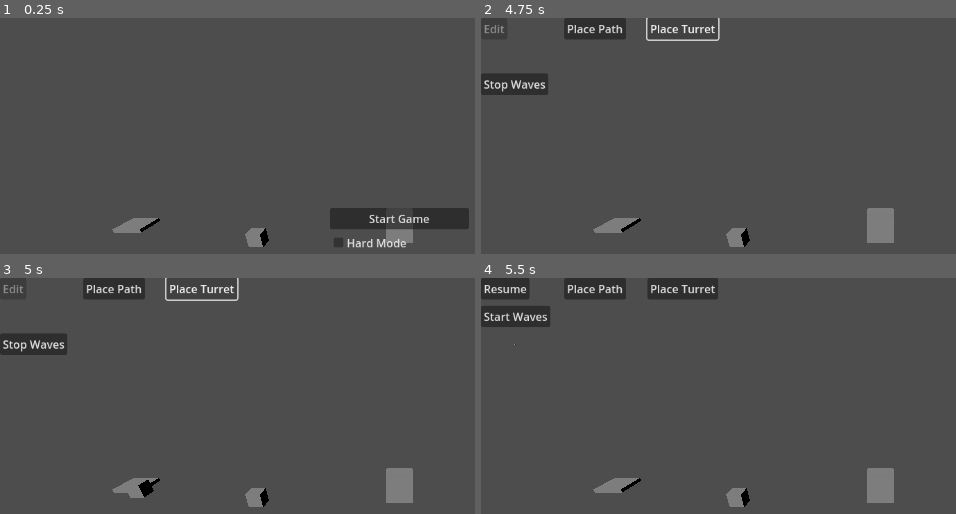
Above: before the commit, frames 1-4 (two rows, left to right).
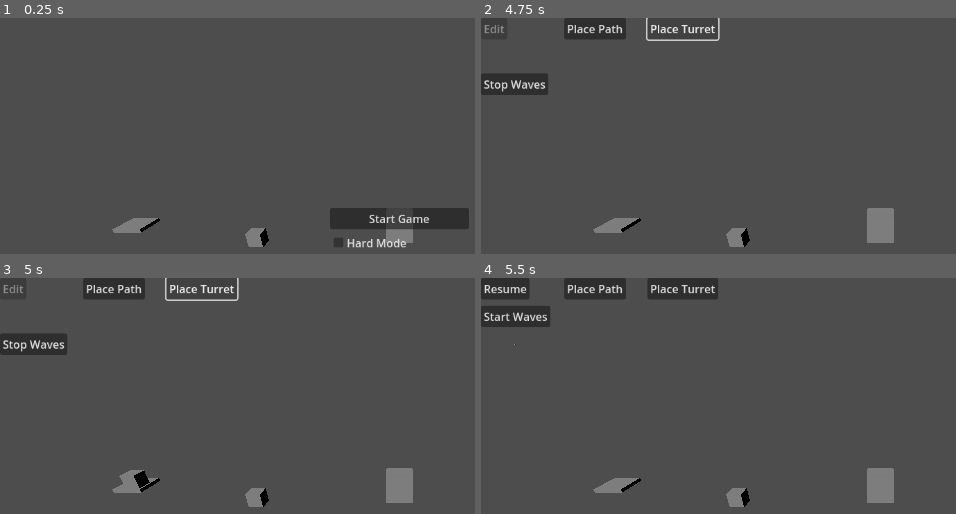
Above: after the commit, the same moments.

Repository: potatozepp/GPT-Test
Game: Godot game, scene res://main.tscn
Two runs of this game, one before a commit and one after it. Both use one fixed random seed, a clock stepped at 60 frames per second and the inputs below.
Inputs:
- Up to frame 1 (0.25 s): no input
- Up to frame 2 (4.75 s): click "Start Game" at 0.5 s; click "Start Waves" at 1.25 s; click "Stop Waves" at 2 s; click "Start Waves" at 2.75 s; click "Place Path" at 3.5 s; click "Place Turret" at 4.25 s
- Up to frame 3 (5 s): no input
- Up to frame 4 (5.5 s): click "Stop Waves" at 5 s

Frames 1-2 are identical in both runs. In frame 3, 0.4% of the frame differs, in the area x 25-33%, y 81-94%; in frame 4, nothing differs.

Commit message:
remove edge movement for now and lift enemy a little

Diff:
--- a/assets/models/enemy.tscn
+++ b/assets/models/enemy.tscn
@@ -1,12 +1,12 @@
 [gd_scene load_steps=3 format=3 uid="uid://enemy"]
 
-[ext_resource type="Script" path="res://enemy.gd" id="1"]
+[ext_resource type="Script" uid="uid://bexxmsg84lkd0" path="res://enemy.gd" id="1"]
 
 [sub_resource type="BoxMesh" id="1"]
-size = Vector3(1, 1, 1)
 
 [node name="Enemy" type="Node3D"]
 script = ExtResource("1")
 
 [node name="Mesh" type="MeshInstance3D" parent="."]
+transform = Transform3D(1, 0, 0, 0, 1, 0, 0, 0, 1, 0, 0.740464, 0)
 mesh = SubResource("1")
--- a/rts_camera.gd
+++ b/rts_camera.gd
@@ -36,17 +36,19 @@
 	if dir != Vector3.ZERO:
 		translate(basis * dir.normalized() * speed * delta)
 
-	if Input.get_mouse_mode() == Input.MOUSE_MODE_VISIBLE:
-		var mouse_pos = get_viewport().get_mouse_position()
-		var size = get_viewport().get_visible_rect().size
-		if mouse_pos.x <= edge_margin:
-			translate(-basis.x * edge_speed * delta)
-		elif mouse_pos.x >= size.x - edge_margin:
-			translate(basis.x * edge_speed * delta)
-		if mouse_pos.y <= edge_margin:
-			translate(-basis.z * edge_speed * delta)
-		elif mouse_pos.y >= size.y - edge_margin:
-			translate(basis.z * edge_speed * delta)
+## Edge Movement
+
+	# if Input.get_mouse_mode() == Input.MOUSE_MODE_VISIBLE:
+	# 	var mouse_pos = get_viewport().get_mouse_position()
+	# 	var size = get_viewport().get_visible_rect().size
+	# 	if mouse_pos.x <= edge_margin:
+	# 		translate(-basis.x * edge_speed * delta)
+	# 	elif mouse_pos.x >= size.x - edge_margin:
+	# 		translate(basis.x * edge_speed * delta)
+	# 	if mouse_pos.y <= edge_margin:
+	# 		translate(-basis.z * edge_speed * delta)
+	# 	elif mouse_pos.y >= size.y - edge_margin:
+	# 		translate(basis.z * edge_speed * delta)
 
 func _unhandled_input(event):
 	if event is InputEventMouseButton:
@@ -65,4 +67,4 @@
 			rotation.y = yaw
 			rotation.x = pitch
 		elif Input.is_mouse_button_pressed(MOUSE_BUTTON_MIDDLE):
-			translate((-basis.x * event.relative.x - basis.z * event.relative.y) * pan_speed)
+			translate((basis.x * event.relative.x + basis.z * event.relative.y) * pan_speed)
